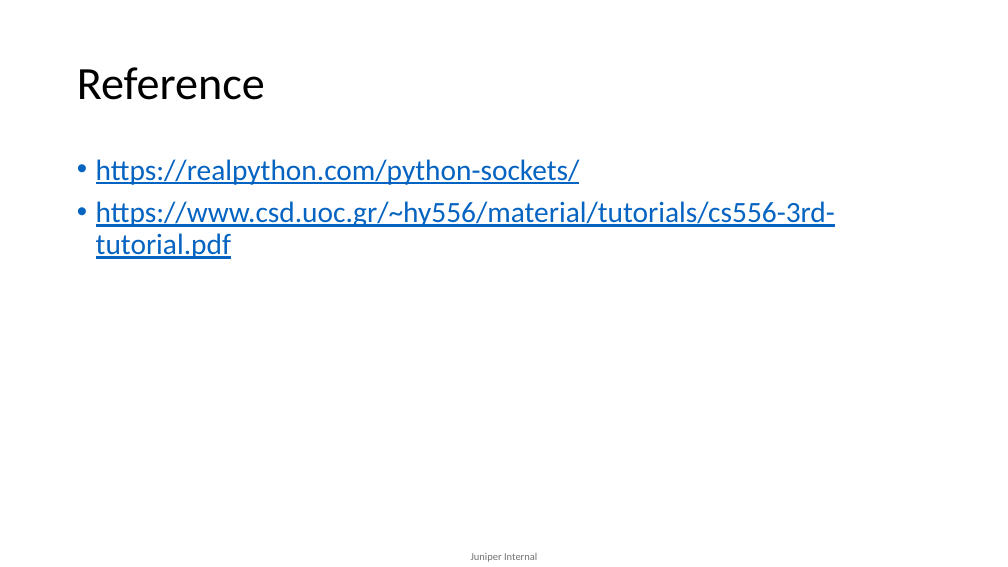
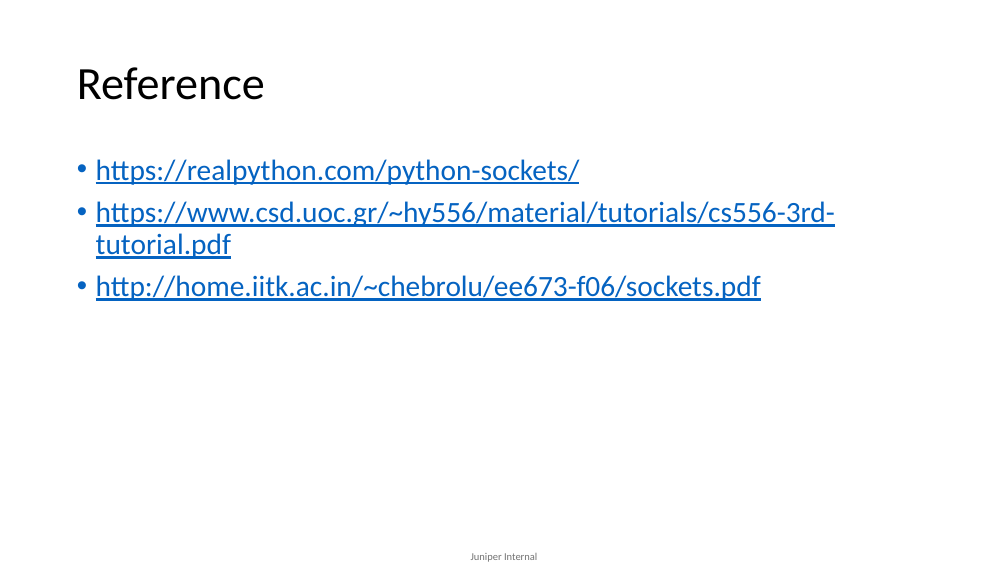
Before and after one commit to mdsathees/Network_programming, a slide deck: slide 12 of Socket-programming-python.pptx (slide 9 before the commit). Drawn at 1008x567 pixels with LibreOffice and Linux fonts; fonts in the diff are those of the drawing. Boxes give left, top, right and bottom in pixels: in the first picture for what was removed or moved away, otherwise in the second. Text is boxed around its words. In the diff, an @@ line names an element or a change of style, - is before the commit and + after.

```diff
--- a/Socket-programming-python.pptx
+++ b/Socket-programming-python.pptx
@@ text at (96, 275, 761, 301): paragraph added @@
+• http://home.iitk.ac.in/~chebrolu/ee673-f06/sockets.pdf
```
Also in this commit, not shown: 4 other slides changed, 3 slides added.
